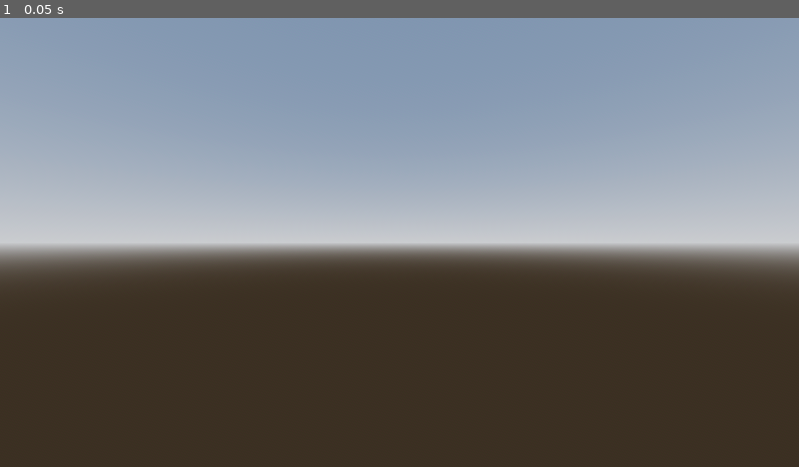
Above: before the commit, frame 1.
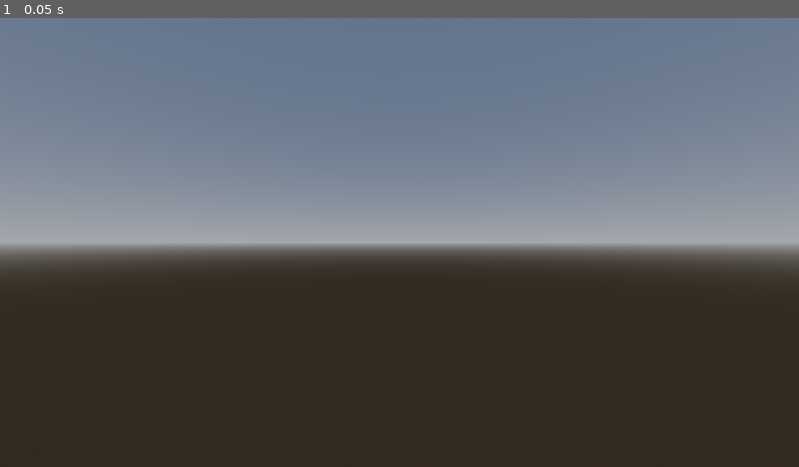
Above: after the commit, the same moment.

Repository: michaeljhkim/yurrgoht-godot
Game: Godot game, scene res://main.tscn
Two runs of this game, one before a commit and one after it. Both use one fixed random seed, a clock stepped at 60 frames per second and the inputs below.
Inputs:
- Up to frame 1 (0.05 s): no input

The runs differ from the first frame. In frame 1, 53% of the frame differs, in the area x 0-100%, y 0-55%.

Commit message:
saving progress before making changes

Diff:
--- /dev/null
+++ b/godot-project/TEST_MESH.gd
@@ -0,0 +1,279 @@
+extends StaticBody3D
+
+var point: PackedVector3Array
+var normal : PackedVector3Array
+var color : PackedColorArray
+var triangle : PackedInt32Array
+#var triangle_neighbor : PackedInt32Array
+var pvertex : Array[PlanetVertex]
+enum Biome{POLAR, MOUNTAIN, FOREST, DESERT, NB_BIOME}
+enum Topology{Mountain, Plain}
+
+class Plate:
+	var velocity : Vector3
+	func _init(orientation:Vector3):
+		var sq_norm = 2.0
+		while sq_norm > 1.0 && sq_norm != 0.0:
+			velocity = Vector3(randf(), randf(), randf())
+			sq_norm = velocity.length_squared()
+		velocity = velocity.cross(orientation)
+
+class PlanetVertex:
+	var color_mountain := Color(0.652344, 0.402344, 0.269531)
+	var color_snow := Color(0.976563, 0.9375, 0.660156)
+	var color_grass := Color(0.132813, 0.691406, 0.285156)
+	var color_desert := Color(0.996094, 0.785156, 0.0585938)
+	var biome_color = [color_snow, color_mountain, color_grass, color_desert]
+	var orientation : Vector3
+	var height: float #distance from world center
+	var neighbor : Array[int]
+	var biome: Biome
+	var temperature: float
+	var color:Color
+	#var terrain_type: TerrainType
+	func _init(_orientation:Vector3, _height:float, _biome:Biome):
+		orientation = _orientation
+		height = _height
+		biome = _biome
+		color = biome_color[biome as int]
+		neighbor = []
+
+class TempPlanetVertex:#holding temporary data useful to generation
+	var vertex : PlanetVertex
+	var plate: Plate
+	func _init(_orientation:Vector3, _height:float, _plate:Plate, biome:Biome):
+		vertex = PlanetVertex.new(_orientation, _height, biome)
+		plate = _plate
+	static func mix(A,B,a,b):
+		return (a*A+b*B)/(a+b)
+	static func from(A:TempPlanetVertex, B:TempPlanetVertex) -> TempPlanetVertex:
+		var sqd = (B.get_pos()-A.get_pos()).length_squared()
+		var x = randf()
+		var m = 8+x
+		var n = 8-x
+		var dominant_parent = A if randf()>0.5 else B
+		var orientation = mix(A.vertex.orientation,B.vertex.orientation, m, n).normalized()
+		var height = (dominant_parent.vertex.height + mix(A.vertex.height, B.vertex.height, m, n))/2
+		if A.plate != B.plate:
+			var AC = orientation-A.vertex.orientation
+			var BC = orientation-B.vertex.orientation
+			height += 88.0*(A.plate.velocity.dot(AC.normalized())+B.plate.velocity.dot(BC.normalized()))/(1+(sqd/10000)**1.5)
+		var v
+		if sqd < 800000:
+			v = TempPlanetVertex.new(orientation, height, dominant_parent.plate, dominant_parent.vertex.biome)
+		else:
+			v = TempPlanetVertex.new(orientation, height, Plate.new(orientation), randi_range(0,Biome.NB_BIOME-1))
+		return v
+	func get_pos():
+		return vertex.orientation*vertex.height
+
+class Triangle:
+	var edge : Array[Edge] #referencing 3 edges. edge[i] faces vertex[i].
+	var vertex_xor #bitwise xor of the three vertice
+	func sq_area(tmpvertex_array):
+		var _AB = edge[0]
+		var C = tmpvertex_array[other_vertex(_AB)].get_pos()
+		var A = tmpvertex_array[_AB.vertex[0]].get_pos()
+		var B = tmpvertex_array[_AB.vertex[1]].get_pos()
+		var cross = (B-A).cross(C-A)
+		return cross.length_squared()
+	func split_in_2():
+		var BC
+		var AB
+		var AC
+		var has_split_edge = false
+		for i in range(3):
+			if edge[i].is_split():
+				BC = edge[i]
+				AB = edge[(i+1)%3]
+				AC = edge[(i+2)%3]
+				has_split_edge = true
+				break
+		if not has_split_edge:
+			return [self]
+		var A = other_vertex(BC)
+		var a = BC.splitting_vertex
+		var Aa = Edge.new([A,a] as Array[int], [self, self] as Array[Triangle])
+		var B = AB.vertex[AB.vertex[0] == A as int]
+		var C = AC.vertex[AC.vertex[0] == A as int]
+		var Ba = BC.child_without(C)
+		var aC = BC.child_without(B)
+		var AaB = Triangle.new([Aa, Ba, AB] as Array[Edge], self)
+		var AaC = Triangle.new([Aa, aC, AC] as Array[Edge], self)
+		return [AaB, AaC]
+
+	func split_in_4(vertex_array:Array[TempPlanetVertex]):
+		for i in range(3):
+			var e = edge[i]
+			if not e.is_split() :
+				e.split(vertex_array)
+		var A = edge[0].vertex[0]
+		var B = edge[0].vertex[1]
+		var C = edge[1].vertex[0]
+		if C == A or C == B:
+			C= edge[1].vertex[1]
+		var AB =  edge[0]
+		var AC
+		var BC
+		if A in edge[1].vertex :
+			AC = edge[1]
+			BC = edge[2]
+		else :
+			AC = edge[2]
+			BC = edge[1]
+		var Ac = AB.child[0]
+		var c = AB.splitting_vertex
+		var cB = AB.child[1]
+		var index = (BC.vertex[0] == C) as int
+		var Ba = BC.child[index]
+		var a = BC.splitting_vertex
+		var aC = BC.child[1-index]
+		index = (AC.vertex[0] == A) as int
+		var Cb = AC.child[index]
+		var b = AC.splitting_vertex
+		var bA = AC.child[1-index]
+		var ab = Edge.new([a,b]as Array[int], [self,self] as Array[Triangle])
+		var bc = Edge.new([b,c]as Array[int], [self,self] as Array[Triangle])
+		var ac = Edge.new([c,a]as Array[int], [self,self] as Array[Triangle])
+		var tAbc = Triangle.new([bA, bc, Ac] as Array[Edge], self )
+		var taBc = Triangle.new([Ba, ac, cB] as Array[Edge], self)
+		var tabC = Triangle.new([ab, Cb, aC] as Array[Edge], self)
+		var tabc = Triangle.new([ab, ac, bc] as Array[Edge], self)
+		return [tabc, tAbc, taBc, tabC]
+	func _init(_edge, parent):
+		edge = _edge as Array[Edge]
+		for e in edge :
+			e.replace_triangle(parent, self)
+		var vertex = edge[0].vertex.duplicate()
+		if edge[1].vertex[0] in vertex:
+			vertex.append(edge[1].vertex[1])
+		else:
+			vertex.append(edge[1].vertex[0])
+		vertex_xor = 0
+		for v in vertex:
+			vertex_xor = vertex_xor^v
+	func other_vertex(e:Edge):
+		return e.vertex[0] ^ e.vertex[1] ^ vertex_xor
+	func get_vertex_unordered():
+		var _a = edge[0].vertex[0]
+		var _b = edge[0].vertex[1]
+		var _c = other_vertex(edge[0])
+		return [_a, _b, _c]
+	func get_vertex(pvertex_array):
+		var vertex = get_vertex_unordered()
+		var a = pvertex_array[vertex[0]].vertex.orientation
+		var b = pvertex_array[vertex[1]].vertex.orientation
+		var c = pvertex_array[vertex[2]].vertex.orientation
+		if (b-a).cross(c-a).dot(a) > 0 :
+			var tmp = vertex[2]
+			vertex[2] = vertex[1]
+			vertex[1] = tmp
+		return vertex
+
+class Edge:
+	var vertex: Array[int] #two vertice
+	var triangle: Array[Triangle] #two triangles
+	var child: Array[Edge] #(smaller) edges resulting from vertex insertion
+	var splitting_vertex
+	func _init(_vertex, _triangle):
+		vertex = _vertex
+		triangle = _triangle
+		child = []
+	func is_split():
+		return not child.is_empty()
+	func other_triangle(t:Triangle):
+		return triangle[(triangle[0]==t) as int]
+	func replace_triangle(parent, _child):
+		triangle[(triangle[0]!=parent) as int] = _child
+	func split(vertex_array:Array[TempPlanetVertex])->int:
+		var A = vertex_array[vertex[0]]
+		var B = vertex_array[vertex[1]]
+		var v = TempPlanetVertex.from(A,B)
+		var index = len(vertex_array)
+		vertex_array.append(v)
+		child = [Edge.new([vertex[0], index] as Array[int], triangle), Edge.new([index, vertex[1]] as Array[int], triangle)]
+		splitting_vertex = index
+		return index
+	func child_without(v): #v must be one of the two vertice of self.
+		return child[v==vertex[0] as int]
+	func length_squared(tmpvertex_array):
+		return (tmpvertex_array[vertex[0]].get_pos() - tmpvertex_array[vertex[1]].get_pos()).length_squared()
+
+func _enter_tree():
+	gen2(500,0.00001)
+
+func compute_normals():
+	normal.resize(len(point))
+	normal.fill(Vector3.ZERO)
+	for t in range(0, len(triangle), 3):
+		var a = point[triangle[t]]
+		var b = point[triangle[t+1]]
+		var c = point[triangle[t+2]]
+		var _normal = (b-a).cross(c-a)
+		for j in range(3):
+			normal[triangle[t+j]] += _normal
+	for j in range(len(point)):
+		normal[j] = normal[j].normalized()
+
+func init_tetrahedron(radius, temppvertex_out, triangle_out):
+	var a = Vector3(0,1,0)
+	var b = Vector3(0.816497,-0.333333,-0.471405)
+	var c =	Vector3(-0.816497,-0.333333,-0.471405)
+	var d = Vector3(0,-0.333333,0.942809)
+	for p in [a,b,c,d] :
+		temppvertex_out.append(TempPlanetVertex.new(p, radius, Plate.new(p), randi_range(0, Biome.NB_BIOME-1) as Biome))
+	var ab = Edge.new([0,1] as Array[int], [null,null] as Array[Triangle])
+	var ac = Edge.new([0,2] as Array[int], [null,null] as Array[Triangle])
+	var ad = Edge.new([0,3] as Array[int], [null,null] as Array[Triangle])
+	var bc = Edge.new([1,2] as Array[int], [null,null] as Array[Triangle])
+	var bd = Edge.new([1,3] as Array[int], [null,null] as Array[Triangle])
+	var cd = Edge.new([2,3] as Array[int], [null,null] as Array[Triangle])
+	triangle_out.append(Triangle.new([ab, ac, bc] as Array[Edge], null))
+	triangle_out.append(Triangle.new([ab, ad, bd] as Array[Edge], null))
+	triangle_out.append(Triangle.new([bc, cd, bd] as Array[Edge], null))
+	triangle_out.append(Triangle.new([ac, ad, cd] as Array[Edge], null))
+
+func gen_mesh():
+	var surface_array = []
+	surface_array.resize(Mesh.ARRAY_MAX)
+	surface_array[Mesh.ARRAY_VERTEX] = point
+	surface_array[Mesh.ARRAY_INDEX] = triangle
+	#surface_array[Mesh.ARRAY_COLOR] = color
+	surface_array[Mesh.ARRAY_NORMAL] = normal
+	var mesh = ArrayMesh.new()
+	mesh.add_surface_from_arrays(Mesh.PRIMITIVE_TRIANGLES, surface_array)
+	var mesh_instance = MeshInstance3D.new()
+	mesh_instance.mesh = mesh
+	mesh_instance.material_override = StandardMaterial3D.new()
+	mesh_instance.material_override.vertex_color_use_as_albedo = true
+	return mesh_instance
+
+func gen2(radius:float, points_per_m2:float):
+	#var noise = FastNoiseLite.new()
+	var sq_area_threshold = 1/points_per_m2**2
+	var temp_triangle : Array[Triangle]
+	var temp_pvertex : Array[TempPlanetVertex]
+	init_tetrahedron(radius, temp_pvertex, temp_triangle)
+	var final_triangle = []
+	while not temp_triangle.is_empty():
+		var t = temp_triangle.pop_back()
+		if t.sq_area(temp_pvertex)>(sq_area_threshold):
+			temp_triangle.append_array(t.split_in_4(temp_pvertex))
+		else:
+			final_triangle.append(t)
+	var final_triangle_forrealthistime = []
+	for t in final_triangle:
+		var tmp = t.split_in_2()
+		while not tmp.is_empty():
+			final_triangle_forrealthistime.append_array(tmp.pop_back().split_in_2())
+	for tmp in temp_pvertex:
+		color.append(tmp.vertex.color)
+		point.append(tmp.get_pos())
+	for t in final_triangle_forrealthistime:
+		triangle.append_array(t.get_vertex(temp_pvertex))
+	compute_normals()
+	var mesh_instance = gen_mesh()
+	var collision_shape = CollisionShape3D.new()
+	collision_shape.shape = mesh_instance.mesh.create_trimesh_shape()
+	add_child(mesh_instance)
+	add_child(collision_shape)
--- a/godot-project/main.tscn
+++ b/godot-project/main.tscn
@@ -1,19 +1,24 @@
-[gd_scene load_steps=5 format=3 uid="uid://bxwagnsq7krdc"]
+[gd_scene load_steps=6 format=3 uid="uid://bxwagnsq7krdc"]
 
 [ext_resource type="PackedScene" uid="uid://bu3vtmwnoul1u" path="res://player/player_character.tscn" id="1_ig7tw"]
 
-[sub_resource type="ProceduralSkyMaterial" id="ProceduralSkyMaterial_7dm0k"]
-sky_horizon_color = Color(0.662243, 0.671743, 0.686743, 1)
-ground_horizon_color = Color(0.662243, 0.671743, 0.686743, 1)
+[sub_resource type="ProceduralSkyMaterial" id="ProceduralSkyMaterial_ig7tw"]
 
 [sub_resource type="Sky" id="Sky_ig7tw"]
-sky_material = SubResource("ProceduralSkyMaterial_7dm0k")
+sky_material = SubResource("ProceduralSkyMaterial_ig7tw")
 
 [sub_resource type="Environment" id="Environment_0xm2m"]
 background_mode = 2
 sky = SubResource("Sky_ig7tw")
-tonemap_mode = 2
-glow_enabled = true
+
+[sub_resource type="StandardMaterial3D" id="StandardMaterial3D_0xm2m"]
+shading_mode = 2
+diffuse_mode = 1
+specular_mode = 2
+albedo_color = Color(0.9333591, 0.9333591, 0.933359, 1)
+texture_filter = 1
+texture_repeat = false
+stencil_flags = 2
 
 [node name="Node3D" type="Node3D"]
 
@@ -21,13 +26,13 @@
 environment = SubResource("Environment_0xm2m")
 
 [node name="DirectionalLight3D" type="DirectionalLight3D" parent="."]
-transform = Transform3D(1, 0, 0, 0, 0.982935, 0.183952, 0, -0.183951, 0.982936, 0, 147.836, 22)
-light_bake_mode = 0
+transform = Transform3D(1, 0, 0, 0, 0.85172707, 0.5239858, 0, -0.523986, 0.8517268, 0, 147.836, 22)
 
 [node name="PlayerCharacter" parent="." instance=ExtResource("1_ig7tw")]
-transform = Transform3D(1, 0, 0, 0, 1, 0, 0, 0, 1, 0, 24.8023, 0)
+transform = Transform3D(1, 0, 0, 0, 1, 0, 0, 0, 1, 0, 25, 0)
 speed = 400
 jump_velocity = 8.0
 
 [node name="TerrainGenerator" type="TerrainGenerator" parent="." node_paths=PackedStringArray("player_character")]
 player_character = NodePath("../PlayerCharacter")
+terrain_material = SubResource("StandardMaterial3D_0xm2m")
--- a/godot-project/project.godot
+++ b/godot-project/project.godot
@@ -61,4 +61,26 @@
 
 [rendering]
 
-rendering_device/staging_buffer/max_size_mb=256
+occlusion_culling/jitter_projection=false
+lights_and_shadows/directional_shadow/soft_shadow_filter_quality=0
+lights_and_shadows/directional_shadow/16_bits=false
+lights_and_shadows/positional_shadow/soft_shadow_filter_quality=0
+reflections/sky_reflections/texture_array_reflections=false
+reflections/specular_occlusion/enabled=false
+global_illumination/gi/use_half_resolution=true
+textures/default_filters/anisotropic_filtering_level=1
+environment/ssao/quality=0
+environment/ssao/adaptive_target=0.0
+environment/ssil/quality=0
+environment/ssil/adaptive_target=0.0
+anti_aliasing/quality/msaa_2d=1
+anti_aliasing/quality/msaa_3d=1
+anti_aliasing/screen_space_roughness_limiter/enabled=false
+textures/decals/filter=1
+textures/light_projectors/filter=1
+environment/glow/upscale_mode=0
+environment/screen_space_reflection/roughness_quality=0
+environment/subsurface_scattering/subsurface_scattering_quality=0
+lightmapping/lightmap_gi/use_bicubic_filter=false
+environment/volumetric_fog/use_filter=0
+anti_aliasing/quality/screen_space_aa=1
Not shown, added: godot-project/TEST_MESH.gd.uid
Not shown, changed: NOTES_IDEAS.txt
Not shown, changed: external/modules/terrain_generator/chunk.cpp
Not shown, changed: external/modules/terrain_generator/chunk.h
Not shown, changed: external/modules/terrain_generator/custom_types/helper_types.h
Not shown, changed: external/modules/terrain_generator/custom_types/lru_friend.h
Not shown, changed: external/modules/terrain_generator/terrain_generator.cpp
Not shown, changed: external/modules/terrain_generator/terrain_generator.h
